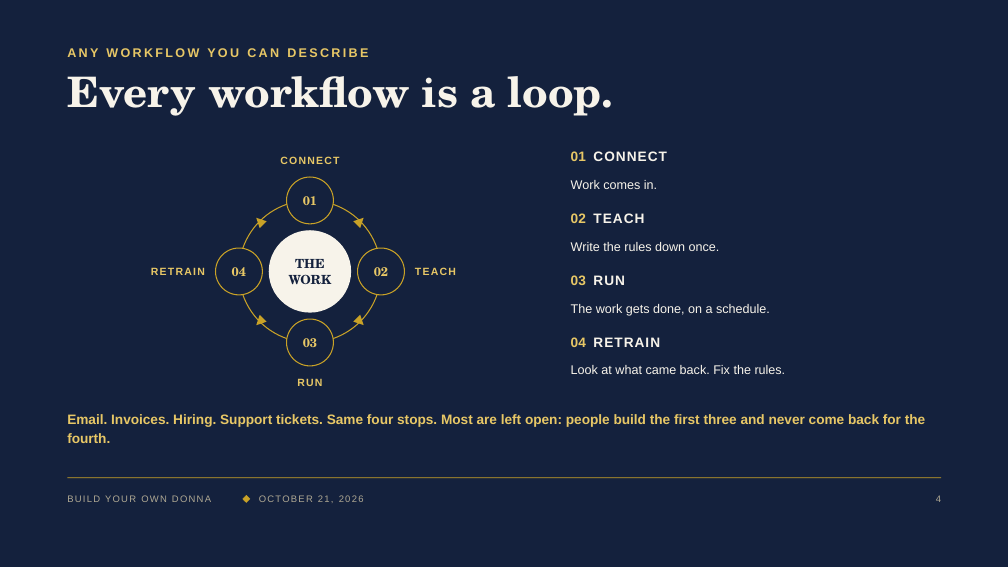
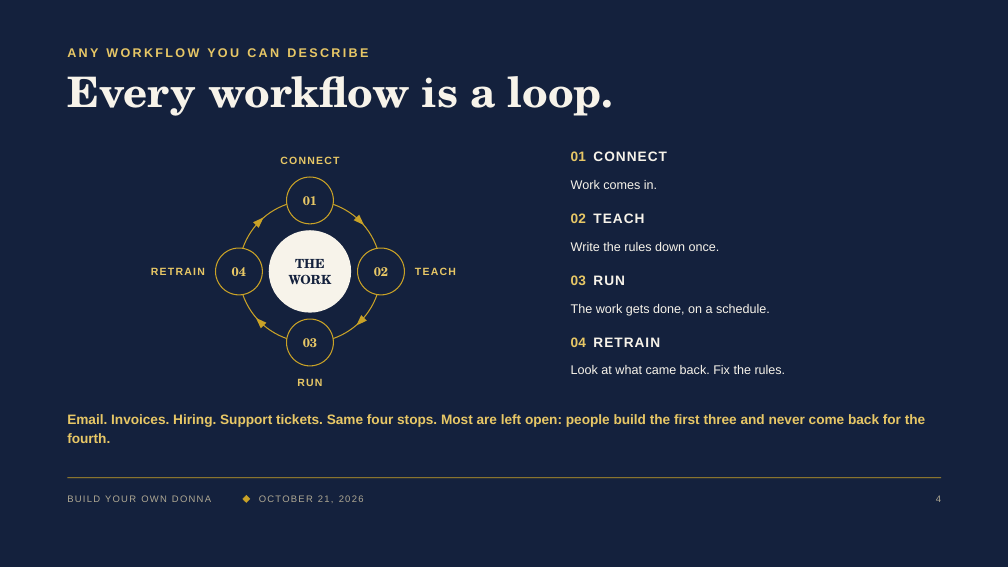
Before and after one commit to denisekgosnell/Donna, a slide deck: slide 5 of decks/build-your-own-donna-v3.pptx. Drawn at 1008x567 pixels with LibreOffice and Linux fonts; fonts in the diff are those of the drawing. Boxes give left, top, right and bottom in pixels: in the first picture for what was removed or moved away, otherwise in the second. Text is boxed around its words. In the diff, an @@ line names an element or a change of style, - is before the commit and + after.

```diff
--- a/decks/build-your-own-donna-v3.pptx
+++ b/decks/build-your-own-donna-v3.pptx
@@ triangle at [253,214,266,227]: rotation 315 to 45 degrees @@
@@ triangle at [354,214,366,227]: rotation 45 to 135 degrees @@
@@ triangle at [253,315,266,328]: rotation 225 to 315 degrees @@
@@ triangle at [354,315,366,328]: rotation 135 to 225 degrees @@
```
Also in this commit, not shown: 18 other slides changed, 11 other files.
